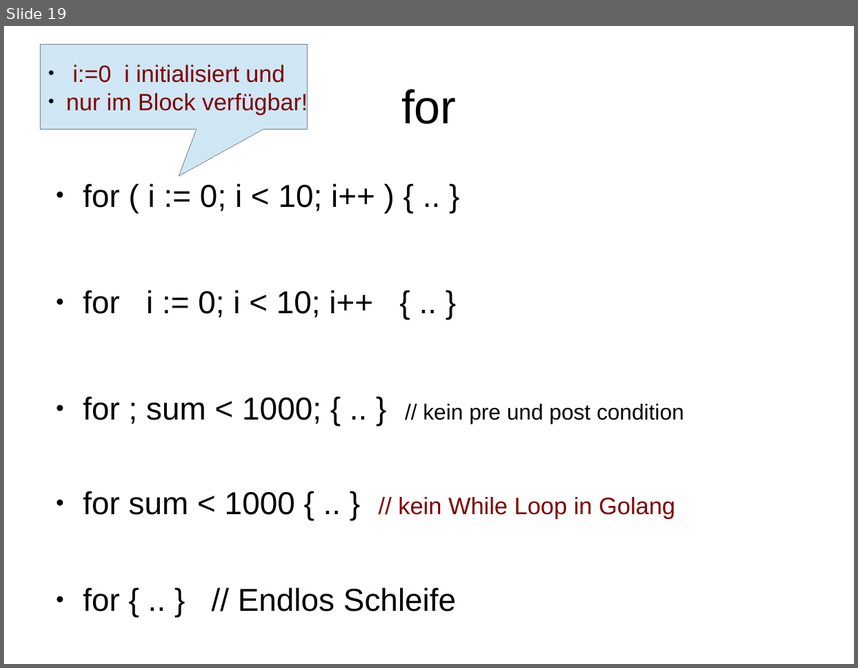
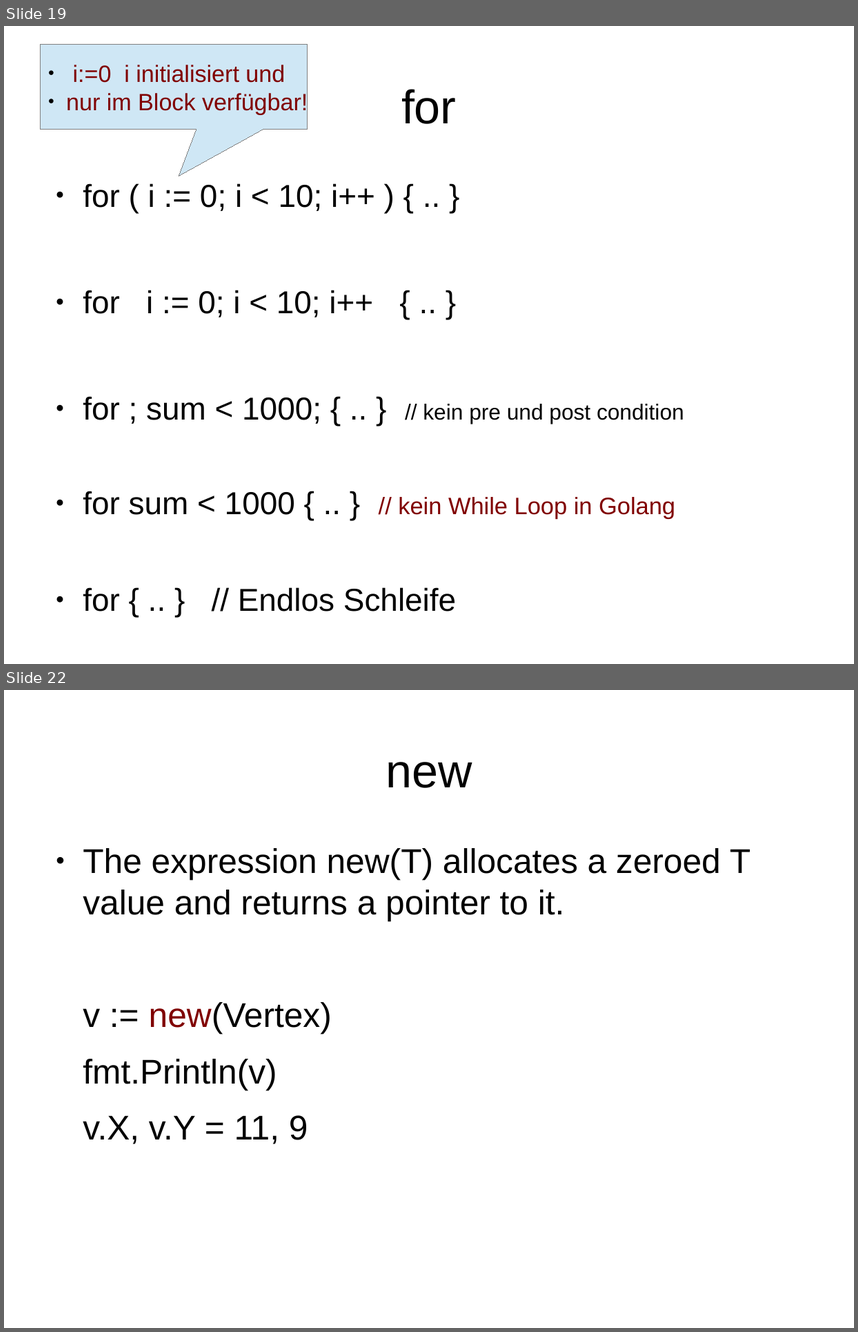
Before and after one commit to rayank77b/smallStuffs, a slide deck: programmierung/vortrag/golang.odp. Shown one above the other, each under a label of ours: slide 19 before the commit, slides 19 and 22 after it; the slides between them are not shown. The pictures are 858x668 and 858x1332 pixels, drawn with LibreOffice and Linux fonts; fonts in the diff are those of the drawing. Boxes give left, top, right and bottom in pixels: in the first picture for what was removed or moved away, otherwise in the second. Text is boxed around its words. In the diff, an @@ line names an element or a change of style, - is before the commit and + after.

```diff
--- a/programmierung/vortrag/golang.odp
+++ b/programmierung/vortrag/golang.odp
@@ slide 22 added at bbox=[4, 690, 854, 1328], background #FFFFFF @@
@@ title added at bbox=[386, 762, 472, 788], 44 pt, text #000000 @@
+new
@@ text added at bbox=[83, 848, 751, 1144], 32 pt, text #000000 @@
+● The expression new(T) allocates a zeroed T value and returns a pointer to it.
+v := new(Vertex)
+fmt.Println(v)
+v.X, v.Y = 11, 9
```
Also in this commit, not shown: 3 slides changed, 8 other slides added, 2 slides removed.
